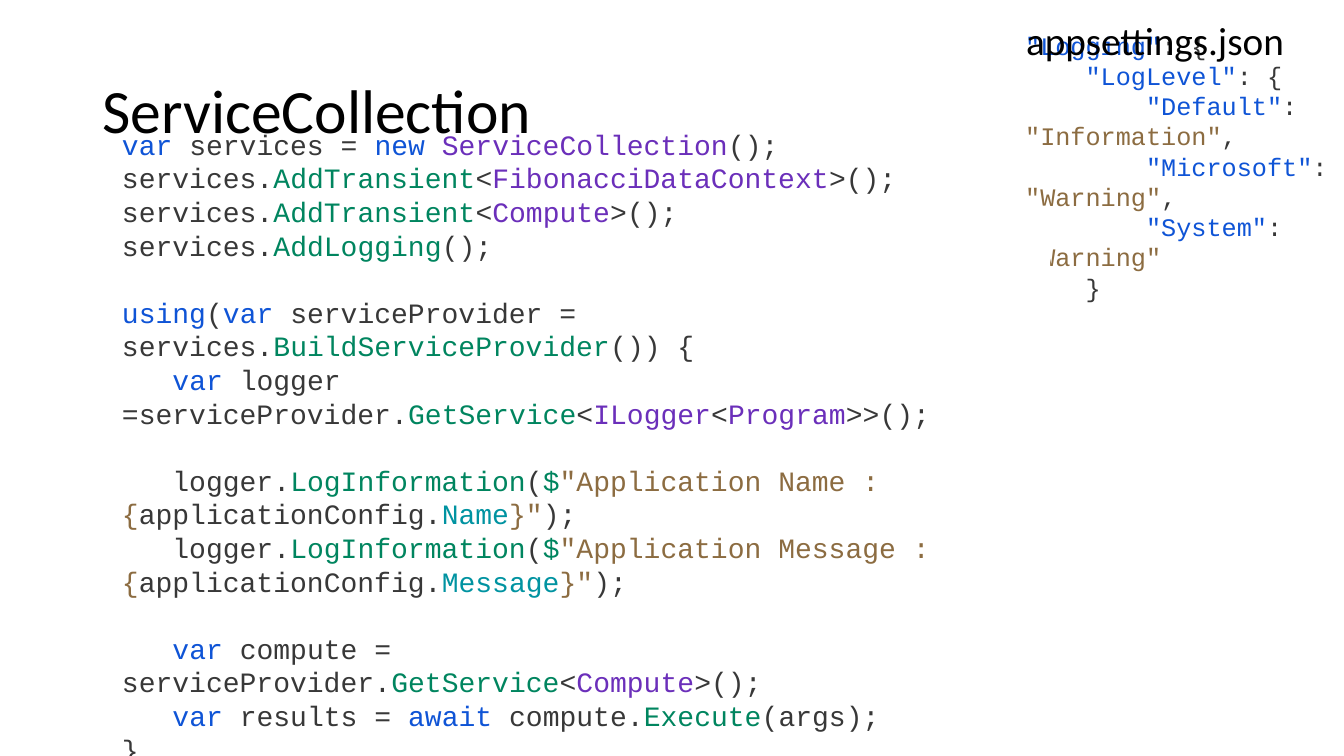
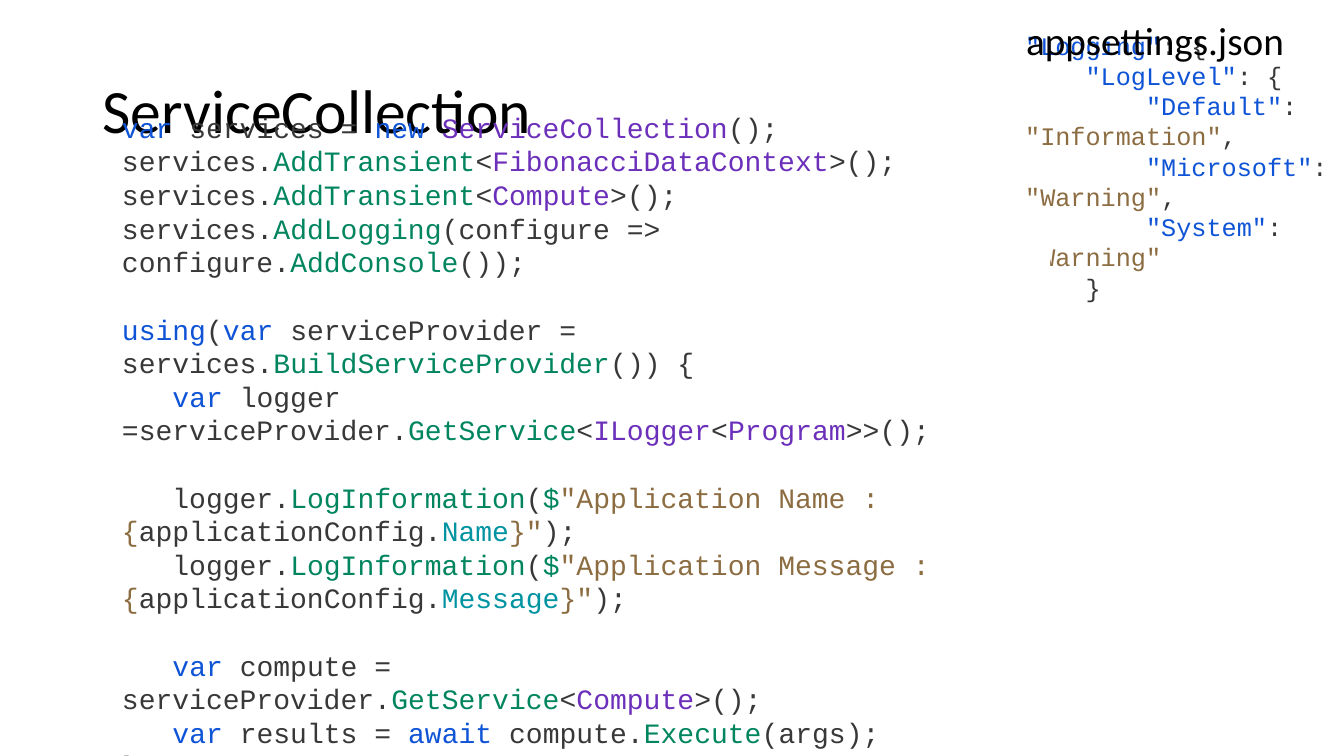
Before and after one commit to guillaume-chervet/course.dotnet, a slide deck: slide 182 of documentations/dotnet6.pptx (slide 181 before the commit). Drawn at 1344x756 pixels with LibreOffice and Linux fonts; fonts in the diff are those of the drawing. Boxes give left, top, right and bottom in pixels: in the first picture for what was removed or moved away, otherwise in the second. Text is boxed around its words. In the diff, an @@ line names an element or a change of style, - is before the commit and + after.

```diff
--- a/documentations/dotnet6.pptx
+++ b/documentations/dotnet6.pptx
@@ text at <box>122,118,930,749</box>: text changed @@
-var services = new ServiceCollection();
-services.AddTransient<FibonacciDataContext>();
-services.AddTransient<Compute>();
-services.AddLogging();
-using(var serviceProvider = services.BuildServiceProvider()) {
-var logger =serviceProvider.GetService<ILogger<Program>>();
-logger.LogInformation($"Application Name : {applicationConfig.Name}");
-logger.LogInformation($"Application Message : {applicationConfig.Message}");
-var compute = serviceProvider.GetService<Compute>();
-var results = await compute.Execute(args);
+var services = new ServiceCollection();
+services.AddTransient<FibonacciDataContext>();
+services.AddTransient<Compute>();
+services.AddLogging(configure => configure.AddConsole());
+using(var serviceProvider = services.BuildServiceProvider()) {
+var logger =serviceProvider.GetService<ILogger<Program>>();
+logger.LogInformation($"Application Name : {applicationConfig.Name}");
+logger.LogInformation($"Application Message : {applicationConfig.Message}");
+var compute = serviceProvider.GetService<Compute>();
+var results = await compute.Execute(args);
```
Also in this commit, not shown: 1 other slide changed, 1 slide added.
